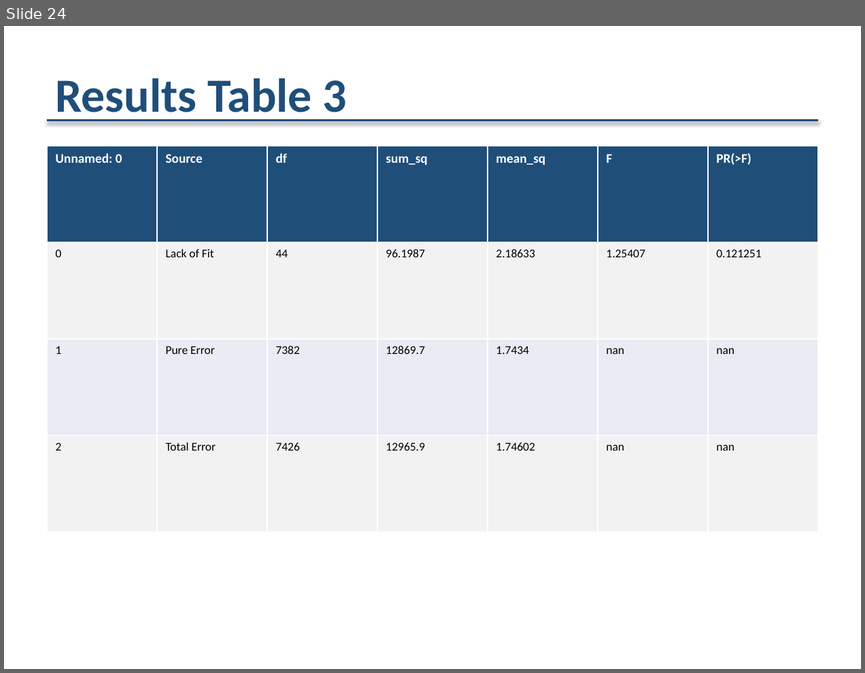
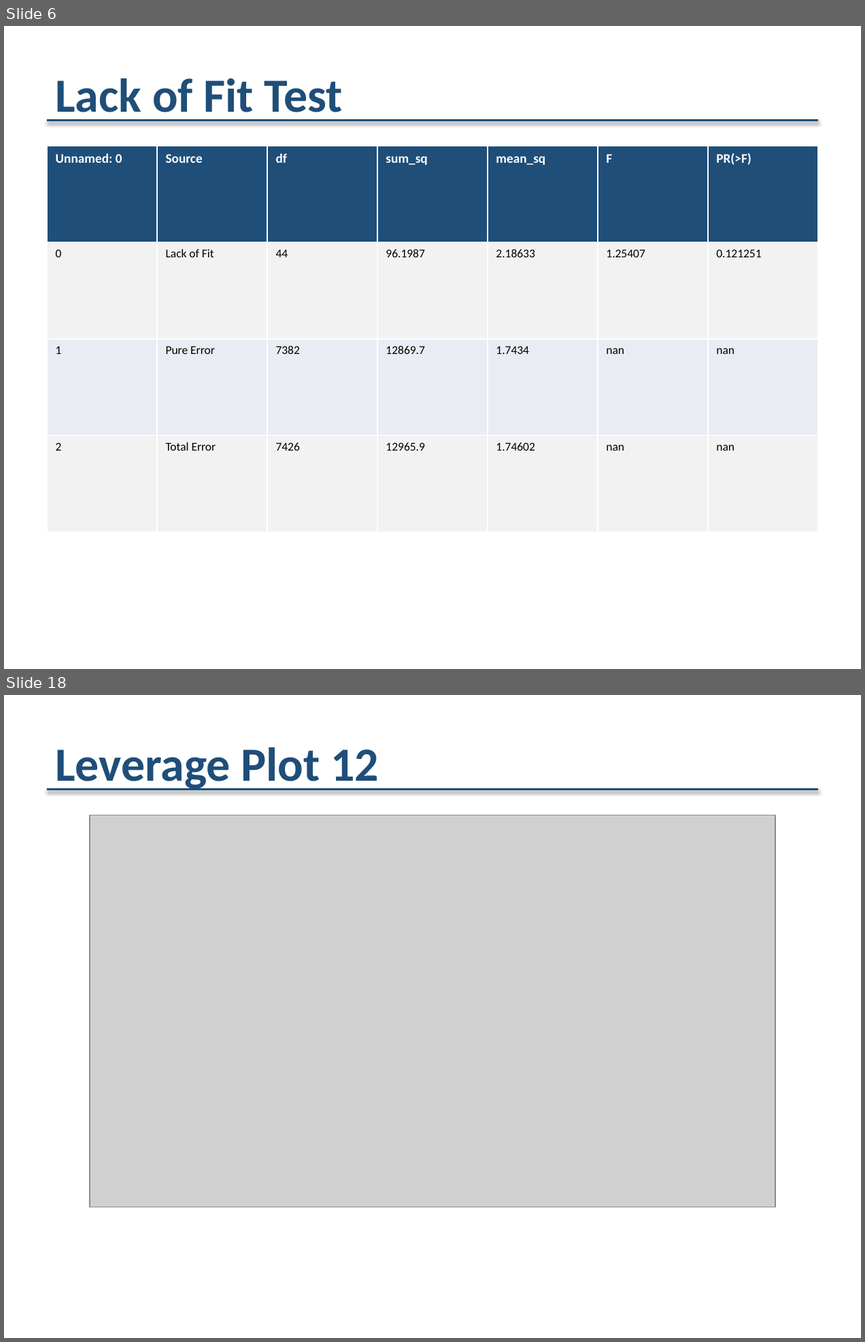
Before and after one commit to VictorBlakeG/doe, a slide deck: outputs/doe_analysis_reduced.pptx. Shown one above the other, each under a label of ours: slide 24 before the commit, slides 6 and 18 after it; the slides between them are not shown. The pictures are 865x673 and 865x1342 pixels, drawn with LibreOffice and Linux fonts; fonts in the diff are those of the drawing; grey boxes stand for pictures. Boxes give left, top, right and bottom in pixels: in the first picture for what was removed or moved away, otherwise in the second. Text is boxed around its words. In the diff, an @@ line names an element or a change of style, - is before the commit and + after.

Commit message:
Reorganize PowerPoint slides: fit diagram, equation, comparison, ANOVA, LOF, parameters, leverage plots

```diff
--- a/outputs/doe_analysis_reduced.pptx
+++ b/outputs/doe_analysis_reduced.pptx
@@ slide 18 added at [4, 695, 861, 1338], background #FFFFFF @@
@@ text added at [55, 747, 379, 792], 40 pt, text #1F4E79, bold @@
+Leverage Plot 12
@@ line added from (47, 790) to (818, 790), #1F4E79 2 pt @@
@@ picture added at [90, 815, 775, 1206] @@
@@ what was slide 24 is now slide 6 @@
@@ slide 6 changed as well @@
@@ text at [55, 78, 343, 123]: text changed @@
-Results Table 3
+Lack of Fit Test
```
Also in this commit, not shown: 3 other slides changed, 51 other slides added, 20 slides removed, 4 other files.
